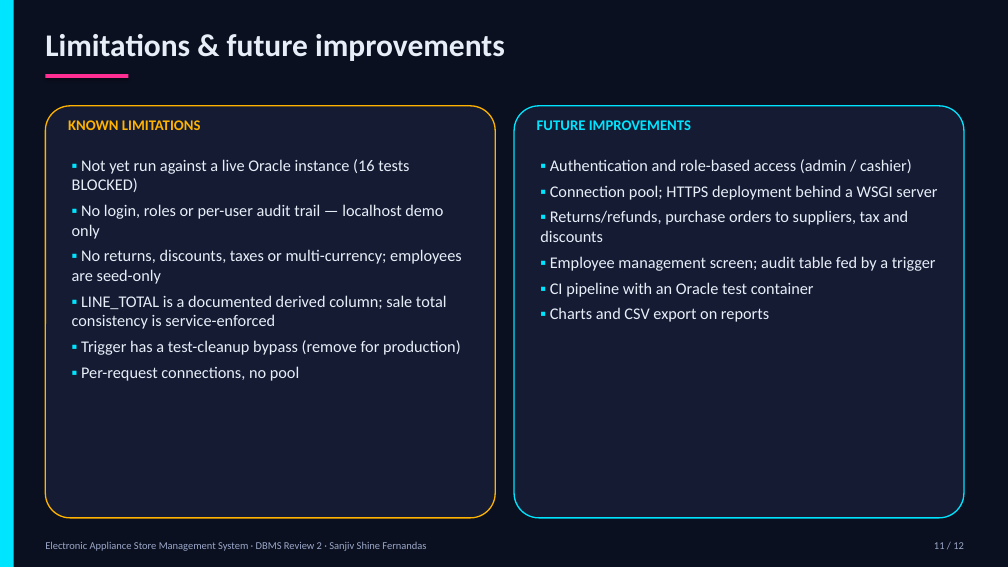
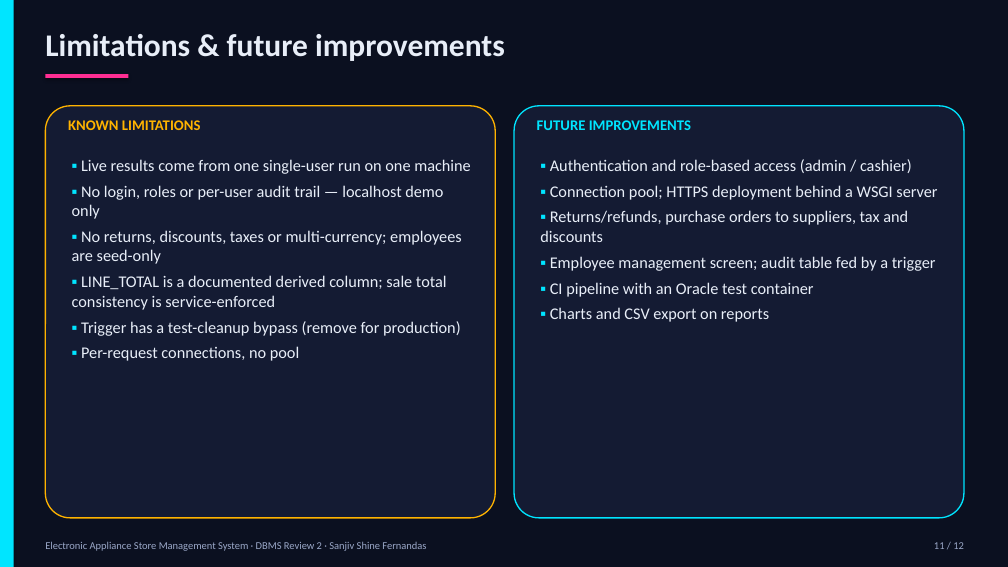
Before and after one commit to sanjiv283/Electronic_Appliance_Store_Manager, a slide deck: slide 11 of docs/Review_2_Presentation.pptx. Drawn at 1008x567 pixels with LibreOffice and Linux fonts; fonts in the diff are those of the drawing. Boxes give left, top, right and bottom in pixels: in the first picture for what was removed or moved away, otherwise in the second. Text is boxed around its words. In the diff, an @@ line names an element or a change of style, - is before the commit and + after.

```diff
--- a/docs/Review_2_Presentation.pptx
+++ b/docs/Review_2_Presentation.pptx
@@ text at [81, 159, 471, 174]: text changed @@
-▪ Not yet run against a live Oracle instance (16 tests BLOCKED)
+▪ Live results come from one single-user run on one machine
```
Also in this commit, not shown: 2 other slides changed, 6 other files.
